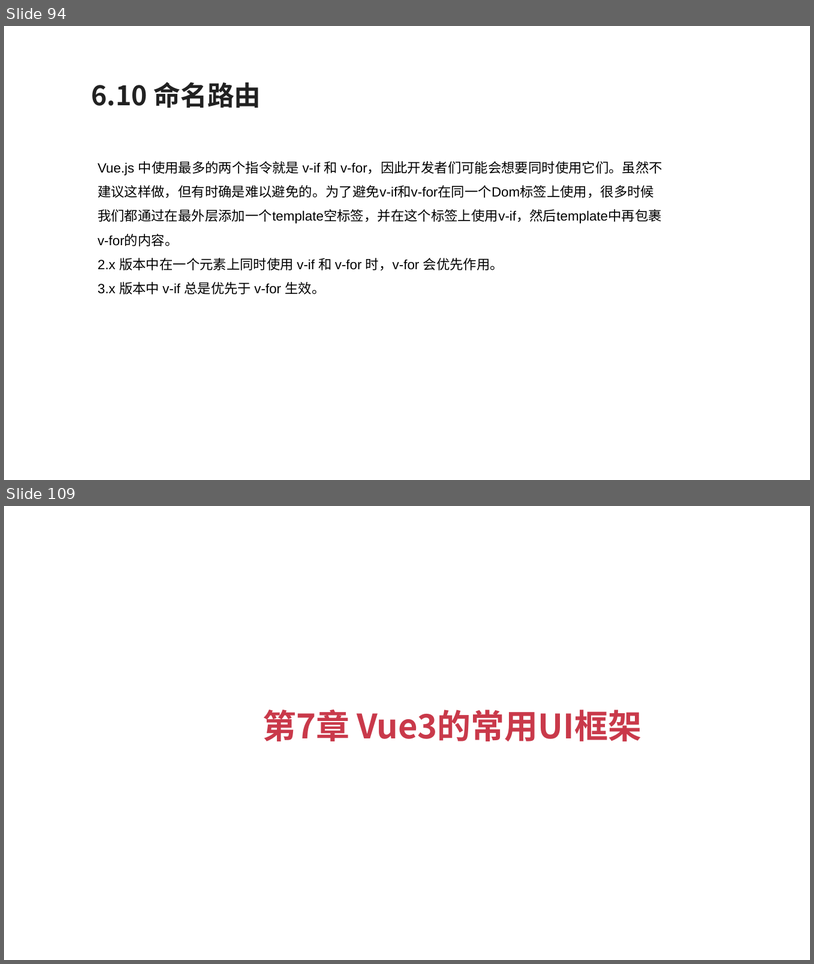
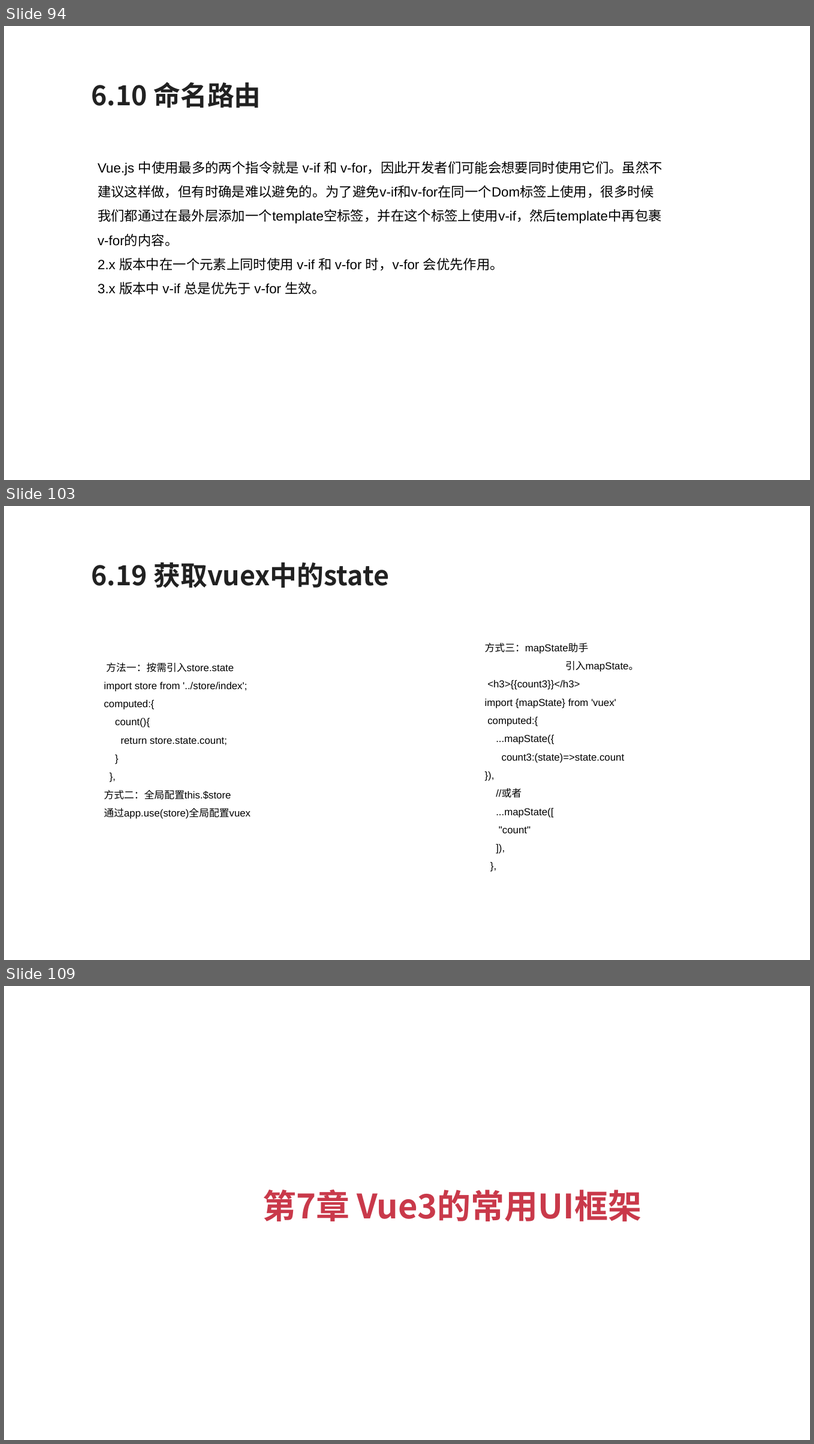
Before and after one commit to zouyujie/vue3_book_codes, a slide deck: Vue3+TypeScript开发指南.pptx. Shown one above the other, each under a label of ours: slides 94 and 109 before the commit, slides 94, 103 and 109 after it; the slides between them are not shown. The pictures are 814x964 and 814x1444 pixels, drawn with LibreOffice and Linux fonts; fonts in the diff are those of the drawing. Boxes give left, top, right and bottom in pixels: in the first picture for what was removed or moved away, otherwise in the second. Text is boxed around its words. In the diff, an @@ line names an element or a change of style, - is before the commit and + after.

```diff
--- a/Vue3+TypeScript开发指南.pptx
+++ b/Vue3+TypeScript开发指南.pptx
@@ slide 103 added at bbox=[4, 506, 810, 960], background #FFFFFF @@
@@ text added at bbox=[92, 562, 390, 588], 24 pt, text #212121, bold @@
+6.19 获取vuex中的state
@@ text added at bbox=[485, 643, 639, 833], 9 pt, text #000000 @@
+方式三：mapState助手
+引入mapState。
+<h3>{{count3}}</h3>
+import {mapState} from 'vuex'
+computed:{
+...mapState({
+count3:(state)=>state.count
+}),
+//或者
+...mapState([
+"count"
+]),
+},
@@ text added at bbox=[104, 663, 251, 819], 9 pt, text #000000 @@
+方法一：按需引入store.state
+import store from '../store/index';
+computed:{
+count(){
+return store.state.count;
+}
+},
+方式二：全局配置this.$store
+通过app.use(store)全局配置vuex
```
Also in this commit, not shown: 3 slides changed, 49 other slides added, 49 slides removed.
